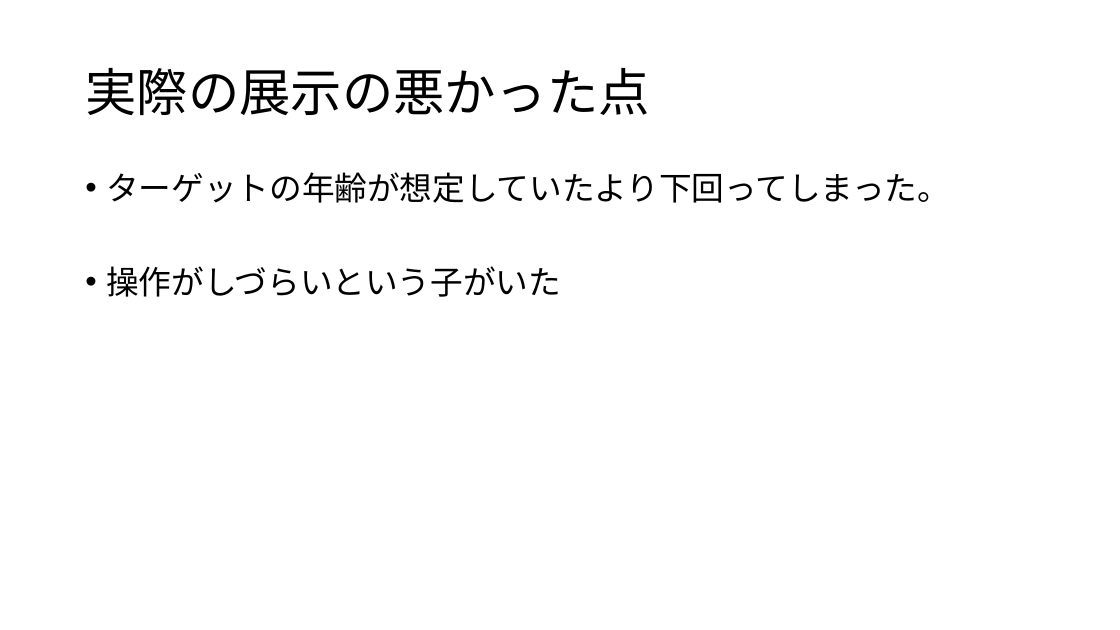
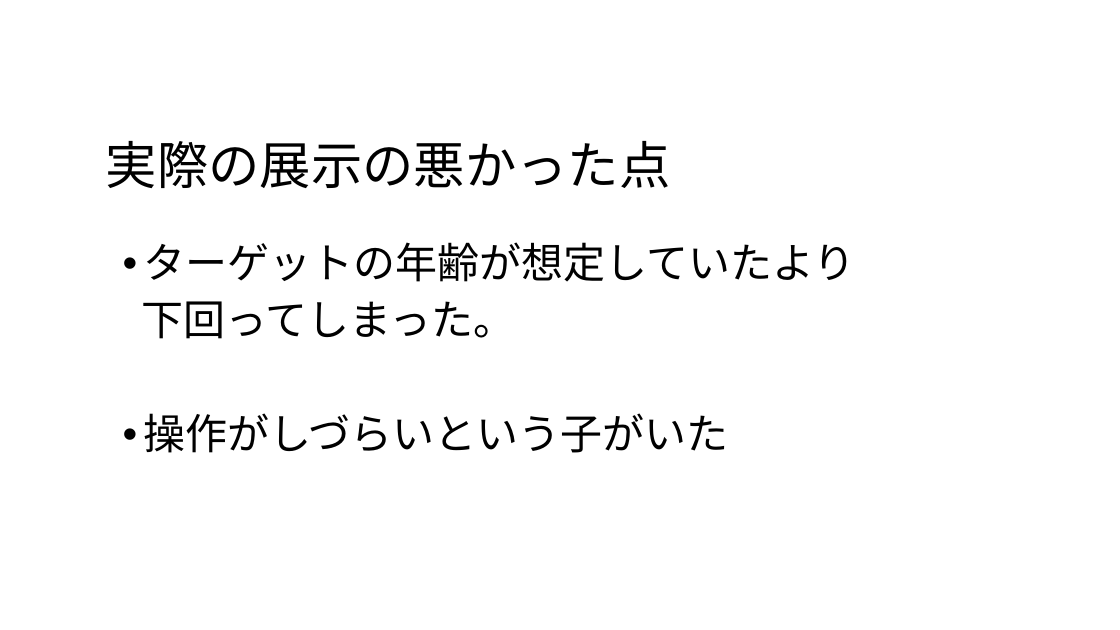
Before and after one commit to alto1412/Yokoari1207, a slide deck: slide 7 of よこありくんのプレゼンa.pptx (slide 8 before the commit). Drawn at 1120x630 pixels with LibreOffice and Linux fonts; fonts in the diff are those of the drawing; background and template pictures are left out. Boxes give left, top, right and bottom in pixels: in the first picture for what was removed or moved away, otherwise in the second. Text is boxed around its words. In the diff, an @@ line names an element or a change of style, - is before the commit and + after.

```diff
--- a/よこありくんのプレゼンa.pptx
+++ b/よこありくんのプレゼンa.pptx
@@ rectangle added at bbox=[32, 28, 1120, 597], fill #FFFFFF at 70% opacity, outline #FFFFFF 1 pt @@
@@ title "実際の展示の悪かった点": place and size @@
-title "実際の展示の悪かった点" at bbox=[85, 68, 650, 115]
+title "実際の展示の悪かった点" at bbox=[106, 141, 671, 188]
@@ title "実際の展示の悪かった点" at bbox=[106, 141, 671, 188]: font Calibri to Noto Sans CJK JP @@
@@ text "ターゲットの年齢が想定していたより": place and size @@
-text "ターゲットの年齢が想定していたより" at bbox=[106, 172, 950, 297]
+text "ターゲットの年齢が想定していたより" at bbox=[141, 242, 856, 453]
@@ text at bbox=[141, 242, 856, 339]: text changed; size 28 to 36 pt; font Calibri to Noto Sans CJK JP @@
-• ターゲットの年齢が想定していたより下回ってしまった。
+• ターゲットの年齢が想定していたより
+下回ってしまった。
@@ text at bbox=[144, 413, 729, 453]: size 28 to 36 pt, font Calibri to Noto Sans CJK JP in "操作がしづらいという子がいた" @@
```
Also in this commit, not shown: 6 other slides changed, 1 slide added, 2 slides removed, 1 other file.
